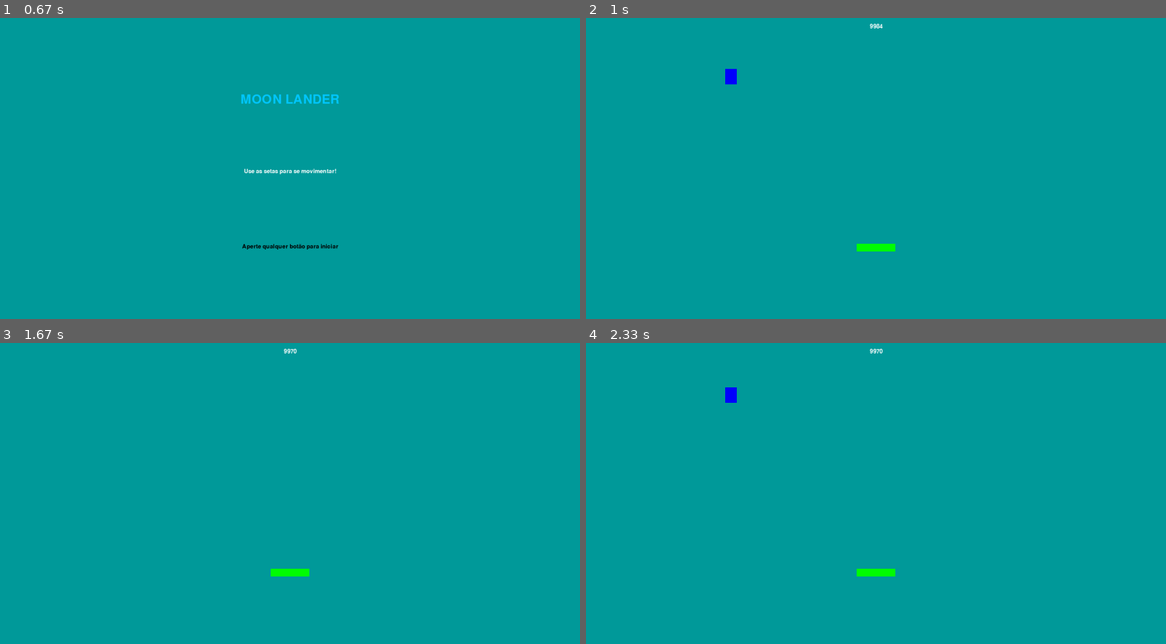
Above: before the commit, frames 1-4 (two rows, left to right).
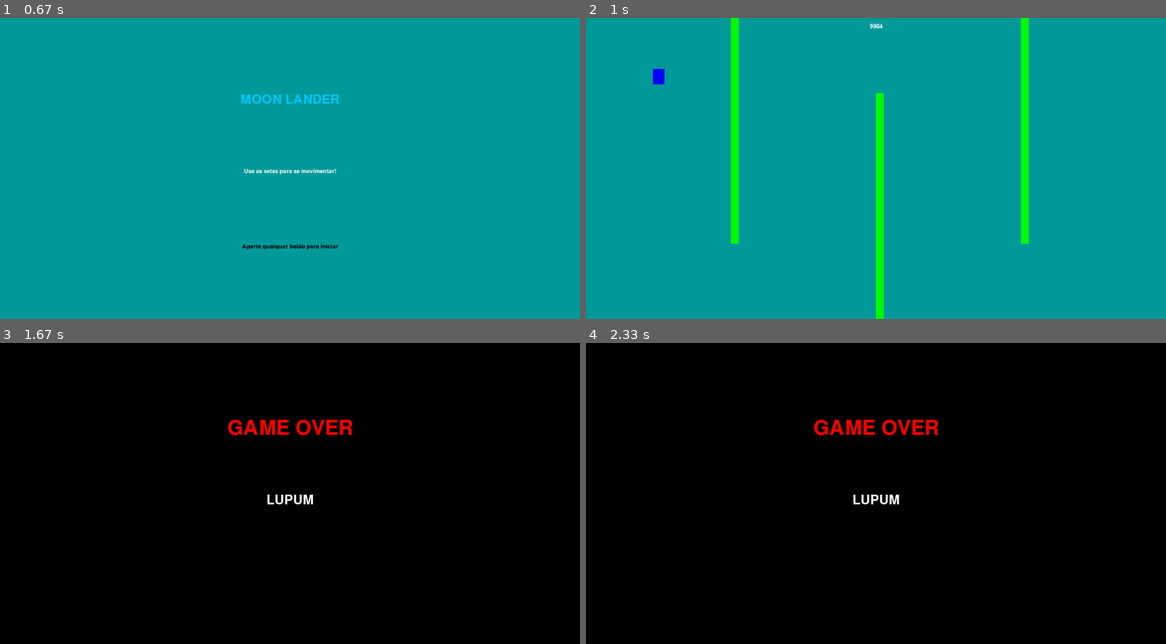
Above: after the commit, the same moments.

Repository: felipe-valente/PF_Pygame
Game: pygame game, started from main.py
The game is run twice, just before and just after one commit, with the same random seed, the same clock (stepped at 60 frames per second) and the same inputs.
Inputs:
- Up to frame 1 (0.67 s): hold Right from 0.33 s (still down)
- Up to frame 2 (1 s): release Right at 0.8 s; hold Up from 0.83 s (still down)
- Up to frame 3 (1.67 s): release Up at 1.13 s
- Up to frame 4 (2.33 s): no input

Frame 1 is identical in both runs. In frame 2, 3.3% of the frame differs, in the area x 11-77%, y 0-100%; in frame 3, 100%, in the area x 0-100%, y 0-100%; in frame 4, 100%.

Commit message:
Boundaries Implemented

Diff:
--- a/Sprites.py
+++ b/Sprites.py
@@ -9,7 +9,7 @@
         self.image.fill(azul)
         self.rect = self.image.get_rect()
         self.rect.center = (WIDTH/2, HEIGHT/2)
-        self.pos = vec(WIDTH/4, HEIGHT/4)
+        self.pos = vec(WIDTH/8, HEIGHT/4)
         self.vel = vec(0, 0)
         self.acc = vec(0, 0)
         self.fuel = 10000
@@ -35,10 +35,6 @@
         self.vel += self.acc
         self.pos += self.vel + 0.3*self.acc
         #parte que impede que a nave fuja da tela
-        if self.pos.x > WIDTH:
-            self.pos.x = 0
-        if self.pos.x < 0:
-            self.pos.x = WIDTH
 
         self.rect.midbottom = self.pos
 
--- a/main.py
+++ b/main.py
@@ -21,9 +21,15 @@
 		self.platforms = pg.sprite.Group()
 		self.player = Player()
 		self.all_sprites.add(self.player)
-		p2 = Platform(WIDTH/2 - 50, HEIGHT * 3/4, 100, 20)
+		p2 = Platform(WIDTH/4, 0, 20, HEIGHT * 3/4)
 		self.all_sprites.add(p2)
 		self.platforms.add(p2)
+		p3 = Platform(WIDTH/2, HEIGHT/4, 20, HEIGHT * 3/4)
+		self.all_sprites.add(p3)
+		self.platforms.add(p3)
+		p4 = Platform(WIDTH*3/4, 0, 20, HEIGHT * 3/4)
+		self.all_sprites.add(p4)
+		self.platforms.add(p4)
 		self.run()
 
 
@@ -43,9 +49,15 @@
 		if hits:
 			self.player.pos.y = hits[0].rect.top
 			self.player.vel.y = 0
-			if hits[0].rect.top:
+			if hits[0].rect.top or hits[0].rect.left:
 				self.jogando = False
 				self.rodando = False
+		if self.player.pos.x + 30 > WIDTH or self.player.pos.x < 0:
+			self.jogando = False
+		if self.player.pos.y + 20 > HEIGHT or self.player.pos.y < 0:
+			self.jogando = False
+
+
 
 	def events(self):
 		for event in pg.event.get():
@@ -78,8 +90,7 @@
 	def show_go_screen(self):
 		self.screen.fill(preto)
 		self.draw_text("GAME OVER", 78, vermelho, WIDTH/2, HEIGHT/4)
-		self.draw_text("VOCÊ É GAY BRO!", 50, branco, WIDTH/2, HEIGHT/2)
-		self.draw_text("RAFA MOREIRA! GANG GANG GANG!! 777", 37, branco, WIDTH/2, HEIGHT*3/4)
+		self.draw_text("LUPUM", 50, branco, WIDTH/2, HEIGHT/2)
 		pg.display.flip()
 		self.espera_por_tecla()
 
